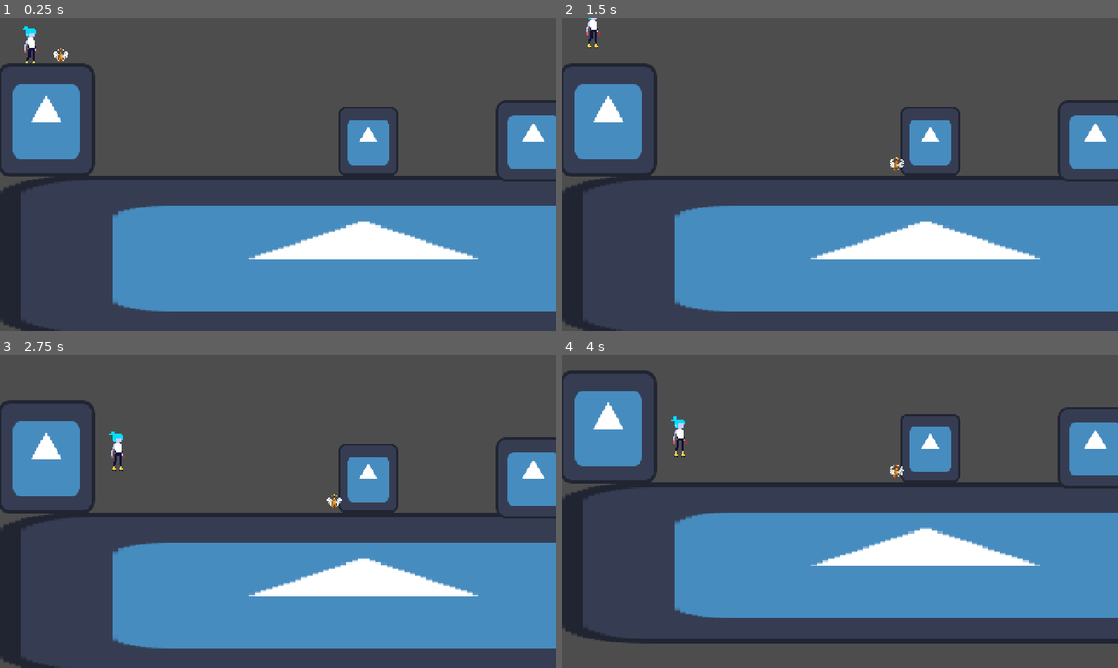
Above: before the commit, frames 1-4 (two rows, left to right).
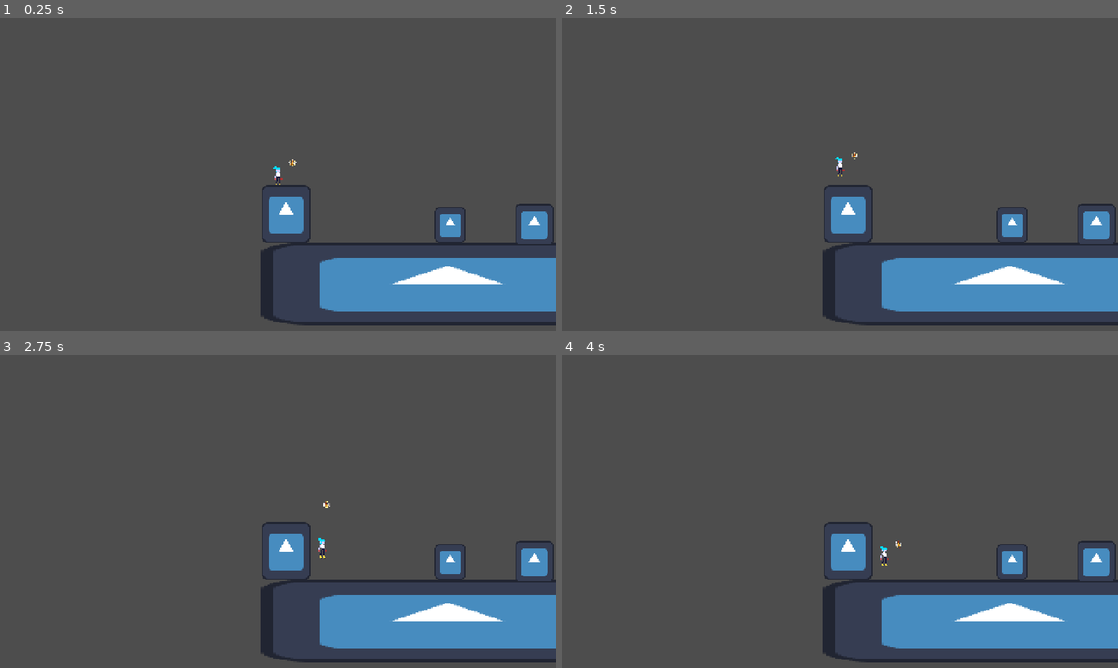
Above: after the commit, the same moments.

Repository: endermn/gameJAM
Game: Godot game, scene res://game_scene.tscn
Same seed, same stepped clock (60 frames per second), same inputs: the game is played once before the commit and once after it. The engine's default icon, where the game draws it, is replaced by a stand-in: a white triangle on a blue panel in a dark square.
Inputs:
- Up to frame 1 (0.25 s): no input
- Up to frame 2 (1.5 s): tap Enter (ui_accept) at 0.5, 0.6 s; hold Right (ui_right) from 0.53 s (still down); tap Space (jump) at 0.77, 0.8, 1.07, 1.35 s
- Up to frame 3 (2.75 s): tap Space (jump) at 1.52, 1.82, 2.3 s; tap Enter (ui_accept) at 1.55 s; release Right (ui_right) at 2.03 s; hold Left (ui_left) from 2.03 s (still down); tap Shift (dash) at 2.1 s
- Up to frame 4 (4 s): release Left (ui_left) at 2.78 s; hold Right (ui_right) from 2.78 s (still down); tap Enter (ui_accept) at 2.85, 3.6 s; tap Space (jump) at 3.02, 3.32, 3.77, 3.8 s

The runs differ from the first frame. In frame 1, 30% of the frame differs, in the area x 0-100%, y 2-100%; in frame 2, 30%; in frame 3, 30%; in frame 4, 39%, in the area x 0-100%, y 4-99%.

Commit message:
add chickennn

Diff:
--- a/chicken.gd
+++ b/chicken.gd
@@ -1,25 +1,32 @@
 extends CharacterBody2D
 
+@export var player: CharacterBody2D
 
-const SPEED = 300.0
-const JUMP_VELOCITY = -400.0
-
+@export var max_speed = 120.0 #increase if too slow
+@onready var agent = $NavigationAgent2D
+var hover_offset = Vector2(24, -24)
+var repath_time = 0.0
+var is_goal_set = false
 
 func _physics_process(delta: float) -> void:
-	# Add the gravity.
-	if not is_on_floor():
-		velocity += get_gravity() * delta
+	if not is_instance_valid(player):
+		velocity = Vector2.ZERO
+		return
 
-	# Handle jump.
-	if Input.is_action_just_pressed("ui_accept") and is_on_floor():
-		velocity.y = JUMP_VELOCITY
+	if NavigationServer2D.map_get_iteration_id(agent.get_navigation_map()) == 0:
+		return
+	repath_time -= delta
+	if repath_time <= 0:
+		var goal = player.global_position + hover_offset
+		if not is_goal_set or agent.target_position.distance_squared_to(goal) > 16.0:
+			is_goal_set = true
+			agent.target_position = goal
+		repath_time = 0.1
+	if agent.is_navigation_finished():
+		velocity = Vector2.ZERO
+		return
 
-	# Get the input direction and handle the movement/deceleration.
-	# As good practice, you should replace UI actions with custom gameplay actions.
-	var direction := Input.get_axis("ui_left", "ui_right")
-	if direction:
-		velocity.x = direction * SPEED
-	else:
-		velocity.x = move_toward(velocity.x, 0, SPEED)
+	var next_point = agent.get_next_path_position()
+	velocity = global_position.direction_to(next_point) * max_speed
 
 	move_and_slide()
--- a/game_scene.tscn
+++ b/game_scene.tscn
@@ -32,17 +32,6 @@
 [sub_resource type="RectangleShape2D" id="RectangleShape2D_penkd"]
 size = Vector2(13, 31.999992)
 
-[sub_resource type="SpriteFrames" id="SpriteFrames_soinu"]
-animations = [{
-"frames": [{
-"duration": 1.0,
-"texture": ExtResource("2_v1wow")
-}],
-"loop": 1,
-"name": &"default",
-"speed": 5.0
-}]
-
 [sub_resource type="SpriteFrames" id="SpriteFrames_67ers"]
 animations = [{
 "frames": [{
@@ -55,24 +44,45 @@
 }]
 
 [sub_resource type="CircleShape2D" id="CircleShape2D_penkd"]
-radius = 5.0
+radius = 6.0
+
+[sub_resource type="NavigationPolygon" id="NavigationPolygon_hf1wm"]
+vertices = PackedVector2Array(-156, -103.32031, -236.65625, -100.140625, -231.74219, -150.96875, 295.84375, -149.28906, 300.71875, -11.71875, 258.1328, -10.28125, 259.1172, -71.60156, 183, -75.40625, 183, -9, 112.72656, -9, 110.71875, -66, 44.851563, -66, -19.046875, -10, -156, -12.828125, 45.851563, -11.78125)
+polygons = Array[PackedInt32Array]([PackedInt32Array(0, 1, 2, 3), PackedInt32Array(4, 5, 6, 3), PackedInt32Array(0, 3, 6, 7), PackedInt32Array(7, 8, 9, 10), PackedInt32Array(0, 7, 10, 11), PackedInt32Array(12, 13, 0, 11, 14)])
+outlines = Array[PackedVector2Array]([PackedVector2Array(-245, -97, -245, 132, 393, 150, 387, -157, -239, -159)])
+parsed_geometry_type = 1
+parsed_collision_mask = 1
+agent_radius = 8.0
+
+[sub_resource type="SpriteFrames" id="SpriteFrames_soinu"]
+animations = [{
+"frames": [{
+"duration": 1.0,
+"texture": ExtResource("2_v1wow")
+}],
+"loop": 1,
+"name": &"default",
+"speed": 5.0
+}]
 
 [node name="Node2D" type="Node2D" unique_id=1355961116]
 
 [node name="Player" type="CharacterBody2D" parent="." unique_id=1897136791]
+position = Vector2(-213.5, -114)
+collision_layer = 2
 script = ExtResource("1_po0ka")
 CharacterMovement = ExtResource("2_mixcd")
 
 [node name="AnimatedSprite2D" type="AnimatedSprite2D" parent="Player" unique_id=2084181287]
-position = Vector2(-213.5, -116.5)
+position = Vector2(0, -2.5)
 scale = Vector2(1.15625, 1.1562495)
 sprite_frames = SubResource("SpriteFrames_wj57k")
 
 [node name="CollisionShape2D" type="CollisionShape2D" parent="Player" unique_id=1524645715]
-position = Vector2(-213.5, -114)
 shape = SubResource("RectangleShape2D_penkd")
 
 [node name="Camera2D" type="Camera2D" parent="Player" unique_id=1726395647]
+zoom = Vector2(0.51, 0.51)
 drag_horizontal_enabled = true
 drag_vertical_enabled = true
 drag_left_margin = 0.5
@@ -80,46 +90,55 @@
 drag_right_margin = 0.5
 drag_bottom_margin = 0.5
 
-[node name="StaticBody2D" type="StaticBody2D" parent="." unique_id=481126356]
+[node name="Chicken" type="CharacterBody2D" parent="." unique_id=590878564 node_paths=PackedStringArray("player")]
+position = Vector2(-188, -131)
+collision_layer = 0
+motion_mode = 1
+script = ExtResource("5_kdryc")
+player = NodePath("../Player")
+
+[node name="AnimatedSprite2D" type="AnimatedSprite2D" parent="Chicken" unique_id=2038744633]
+position = Vector2(0.5, -0.5)
+scale = Vector2(0.40625, 0.40625)
+sprite_frames = SubResource("SpriteFrames_67ers")
+
+[node name="CollisionShape2D" type="CollisionShape2D" parent="Chicken" unique_id=1398274652]
+shape = SubResource("CircleShape2D_penkd")
+
+[node name="NavigationAgent2D" type="NavigationAgent2D" parent="Chicken" unique_id=594878385]
+path_desired_distance = 3.0
+target_desired_distance = 1.0
+
+[node name="NavigationRegion2D" type="NavigationRegion2D" parent="." unique_id=298145508]
+navigation_polygon = SubResource("NavigationPolygon_hf1wm")
+
+[node name="StaticBody2D" type="StaticBody2D" parent="NavigationRegion2D" unique_id=481126356]
 position = Vector2(-15, 76)
 
-[node name="CollisionPolygon2D" type="CollisionPolygon2D" parent="StaticBody2D" unique_id=963725822]
+[node name="CollisionPolygon2D" type="CollisionPolygon2D" parent="NavigationRegion2D/StaticBody2D" unique_id=963725822]
 polygon = PackedVector2Array(-224, -76, -225, -168, -149, -171, -149, -81, -4, -78, 69, -80, 68, -134, 118, -134, 120, -77, 206, -77, 206, -143, 266, -140, 265, -78, 324, -80, 319, -221, 400, -229, 406, 72, -231, 59)
 
-[node name="AnimatedSprite2D" type="AnimatedSprite2D" parent="StaticBody2D" unique_id=553771171]
+[node name="AnimatedSprite2D" type="AnimatedSprite2D" parent="NavigationRegion2D/StaticBody2D" unique_id=553771171]
 position = Vector2(89, -5.499997)
 scale = Vector2(4.9375, 1.0859375)
 sprite_frames = SubResource("SpriteFrames_soinu")
 
-[node name="AnimatedSprite2D" type="AnimatedSprite2D" parent="StaticBody2D/AnimatedSprite2D" unique_id=541632391]
+[node name="AnimatedSprite2D" type="AnimatedSprite2D" parent="NavigationRegion2D/StaticBody2D/AnimatedSprite2D" unique_id=541632391]
 position = Vector2(-55.49368, -108.20145)
 scale = Vector2(0.13244174, 0.7066331)
 sprite_frames = SubResource("SpriteFrames_soinu")
 
-[node name="AnimatedSprite2D" type="AnimatedSprite2D" parent="StaticBody2D/AnimatedSprite2D/AnimatedSprite2D" unique_id=121735814]
+[node name="AnimatedSprite2D" type="AnimatedSprite2D" parent="NavigationRegion2D/StaticBody2D/AnimatedSprite2D/AnimatedSprite2D" unique_id=121735814]
 position = Vector2(835.2998, -29.77967)
 scale = Vector2(0.97419184, 1.6259438)
 sprite_frames = SubResource("SpriteFrames_soinu")
 
-[node name="AnimatedSprite2D" type="AnimatedSprite2D" parent="StaticBody2D/AnimatedSprite2D/AnimatedSprite2D/AnimatedSprite2D" unique_id=1590684311]
+[node name="AnimatedSprite2D" type="AnimatedSprite2D" parent="NavigationRegion2D/StaticBody2D/AnimatedSprite2D/AnimatedSprite2D/AnimatedSprite2D" unique_id=1590684311]
 position = Vector2(-421.04498, 32.97561)
 scale = Vector2(0.6377006, 0.37204704)
 sprite_frames = SubResource("SpriteFrames_soinu")
 
-[node name="AnimatedSprite2D" type="AnimatedSprite2D" parent="StaticBody2D/AnimatedSprite2D/AnimatedSprite2D/AnimatedSprite2D/AnimatedSprite2D" unique_id=1384205276]
+[node name="AnimatedSprite2D" type="AnimatedSprite2D" parent="NavigationRegion2D/StaticBody2D/AnimatedSprite2D/AnimatedSprite2D/AnimatedSprite2D/AnimatedSprite2D" unique_id=1384205276]
 position = Vector2(350.76926, -0.6277437)
 scale = Vector2(1.25, 1.17811)
 sprite_frames = SubResource("SpriteFrames_soinu")
-
-[node name="Chicken" type="CharacterBody2D" parent="." unique_id=590878564]
-motion_mode = 1
-script = ExtResource("5_kdryc")
-
-[node name="AnimatedSprite2D" type="AnimatedSprite2D" parent="Chicken" unique_id=2038744633]
-position = Vector2(-187.5, -131.5)
-scale = Vector2(0.40625, 0.40625)
-sprite_frames = SubResource("SpriteFrames_67ers")
-
-[node name="CollisionShape2D" type="CollisionShape2D" parent="Chicken" unique_id=1398274652]
-position = Vector2(-187.5, -131.5)
-shape = SubResource("CircleShape2D_penkd")
